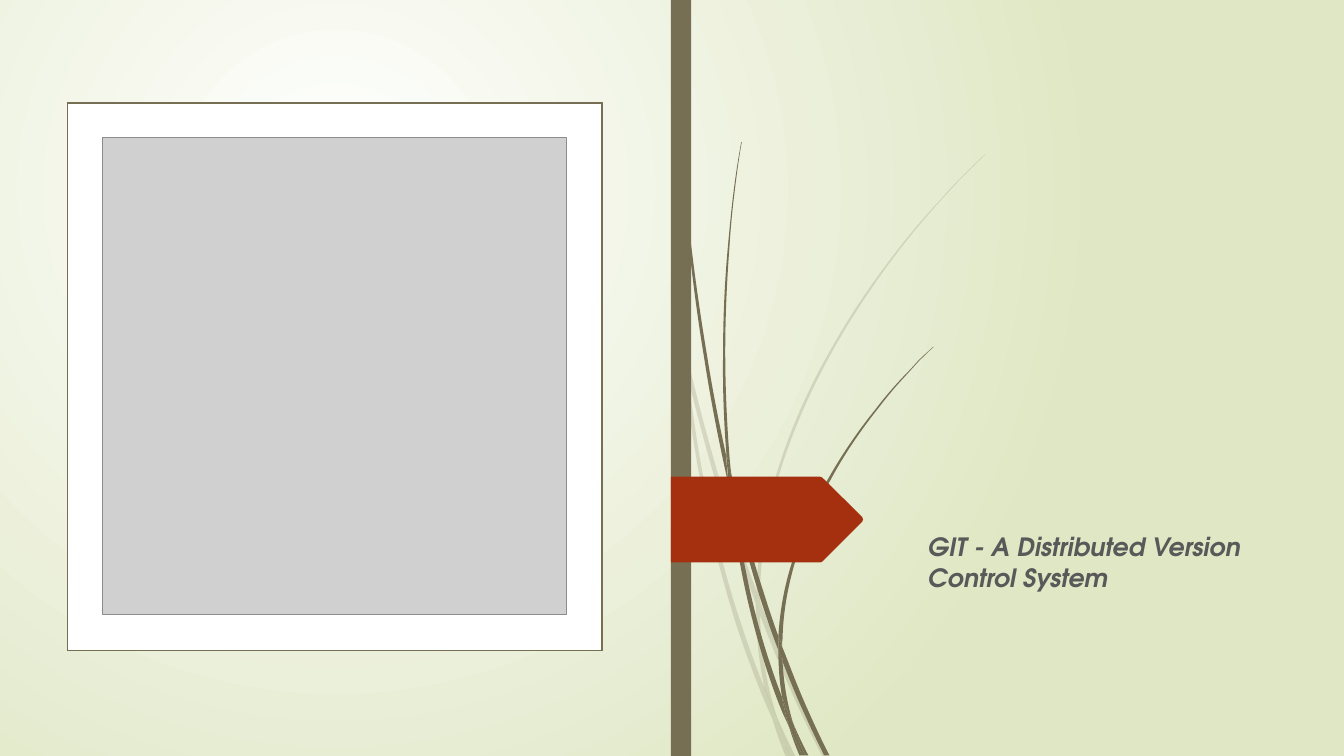
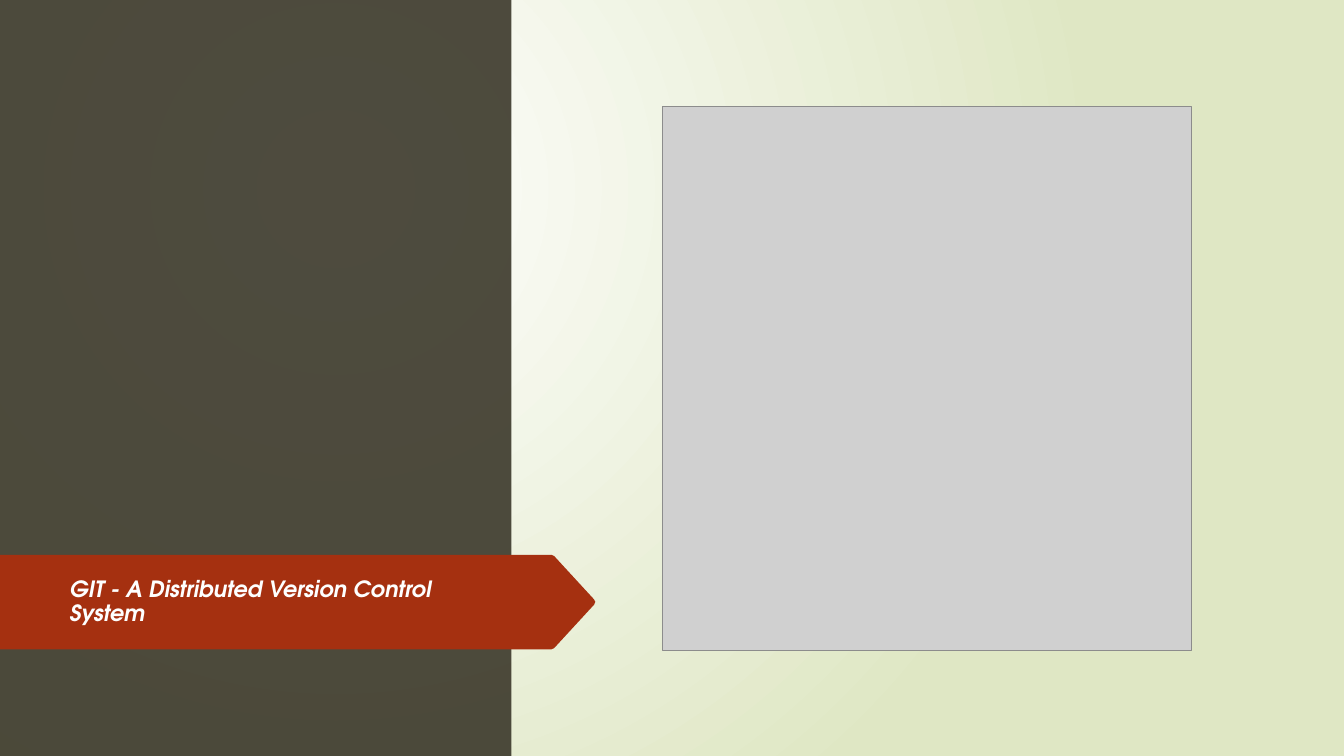
Before and after one commit to Ashok1012/test, a slide deck: slide 6 of DevOps.pptx. Drawn at 1344x756 pixels with LibreOffice and Linux fonts; fonts in the diff are those of the drawing; grey boxes stand for pictures. Boxes give left, top, right and bottom in pixels: in the first picture for what was removed or moved away, otherwise in the second. Text is boxed around its words. In the diff, an @@ line names an element or a change of style, - is before the commit and + after.

```diff
--- a/DevOps.pptx
+++ b/DevOps.pptx
@@ rectangle: place and size @@
-rectangle at (68, 103, 603, 650)
+rectangle at (0, 0, 511, 756)
@@ rectangle at (0, 0, 511, 756): fill #FFFFFF to #3B382A at 90% opacity; outline #766F54 1 pt to none @@
@@ rectangle removed at (671, 0, 692, 756) @@
@@ picture: place and size @@
-picture at (103, 138, 568, 615)
+picture at (662, 107, 1192, 650)
@@ freeform shape added at (86, 154, 315, 601), fill #766F54 at 20% opacity @@
@@ 3 freeform shapes: place and size @@
-3 freeform shapes at (756, 154, 986, 646)
+3 freeform shapes at (85, 154, 315, 646)
@@ freeform shape removed at (671, 477, 864, 563) @@
@@ freeform shape added at (0, 555, 596, 649), fill #A53010 @@
@@ text "GIT - A Distributed Version ...": place and size @@
-text "GIT - A Distributed Version ..." at (928, 536, 1240, 592)
+text "GIT - A Distributed Version ..." at (70, 580, 431, 625)
@@ text "GIT - A Distributed Version ..." at (70, 580, 431, 625): size 18 to 16 pt, text colour #595959 to #FEFFFF; line spacing 1 to 0.9; vertical alignment top to middle @@
@@ freeform shape added at (85, 591, 89, 615), fill #766F54 at 20% opacity @@
@@ group removed at (671, 284, 828, 756): 8 freeform shapes @@
@@ group removed at (675, 0, 830, 756): 11 freeform shapes @@
```
Also in this commit, not shown: 48 other slides changed, 9 slides added, 2 slides removed.
